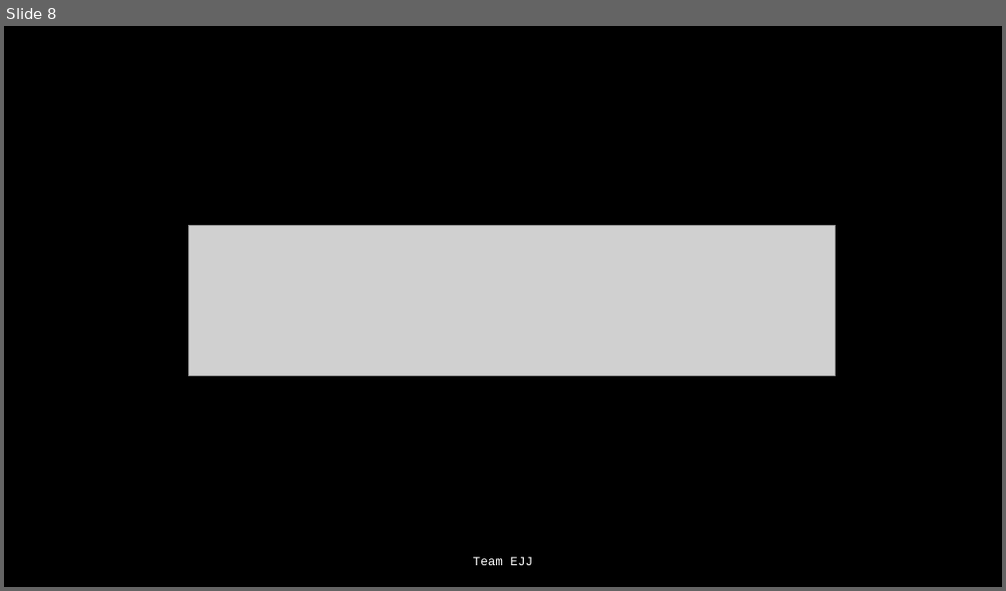
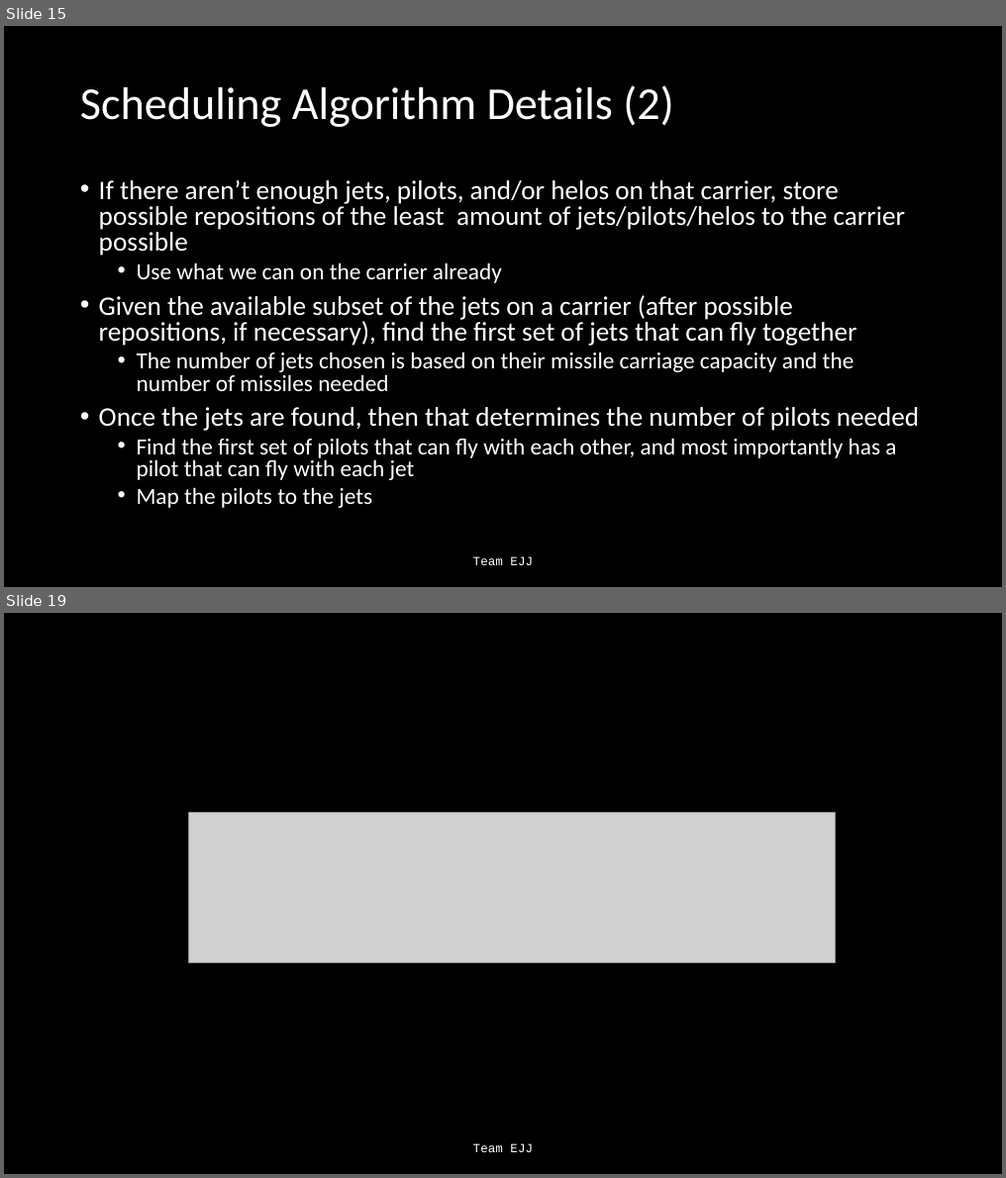
Before and after one commit to Jonathan805/RestrictedPlanning, a slide deck: TeamEJJ.pptx. Shown one above the other, each under a label of ours: slide 8 before the commit, slides 15 and 19 after it; the slides between them are not shown. The pictures are 1006x591 and 1006x1178 pixels, drawn with LibreOffice and Linux fonts; fonts in the diff are those of the drawing; grey boxes stand for pictures. Boxes give left, top, right and bottom in pixels: in the first picture for what was removed or moved away, otherwise in the second. Text is boxed around its words. In the diff, an @@ line names an element or a change of style, - is before the commit and + after.

Commit message:
updated ppt with algo details

```diff
--- a/TeamEJJ.pptx
+++ b/TeamEJJ.pptx
@@ slide 15 added at bbox=[4, 26, 1002, 587], background #000000 @@
@@ title added at bbox=[80, 85, 673, 127], 44 pt, text #FFFFFF @@
+Scheduling Algorithm Details (2)
@@ text added at bbox=[99, 180, 919, 508], 25.9 pt, text #FFFFFF @@
+• If there aren’t enough jets, pilots, and/or helos on that carrier, store possible repositions of the least amount of jets/pilots/helos to the carrier possible
+  • Use what we can on the carrier already
+• Given the available subset of the jets on a carrier (after possible repositions, if necessary), find the first set of jets that can fly together
+  • The number of jets chosen is based on their missile carriage capacity and the number of missiles needed
+• Once the jets are found, then that determines the number of pilots needed
+  • Find the first set of pilots that can fly with each other, and most importantly has a pilot that can fly with each jet
+  • Map the pilots to the jets
@@ text added at bbox=[473, 557, 533, 566], 12 pt, text #FFFFFF @@
+Team EJJ
@@ what was slide 8 is now slide 19 @@
```
Also in this commit, not shown: 7 slides changed, 10 other slides added.
